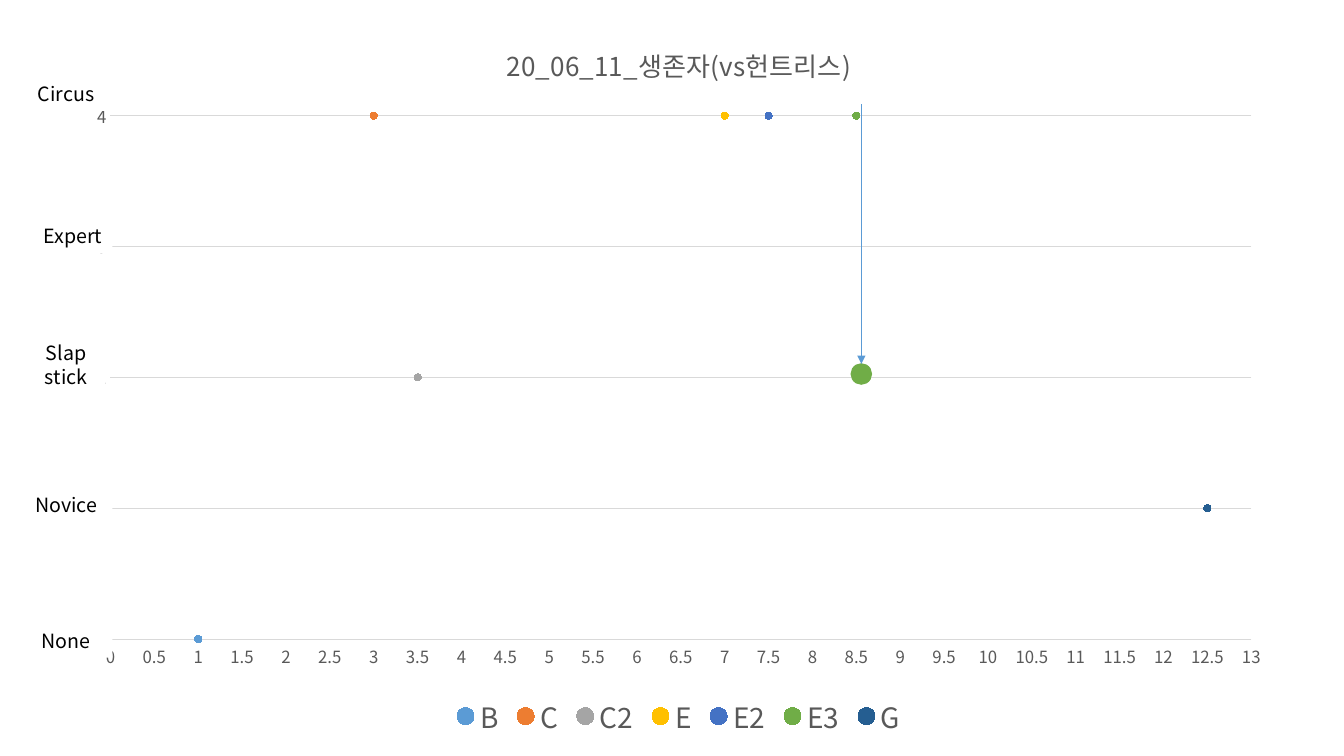
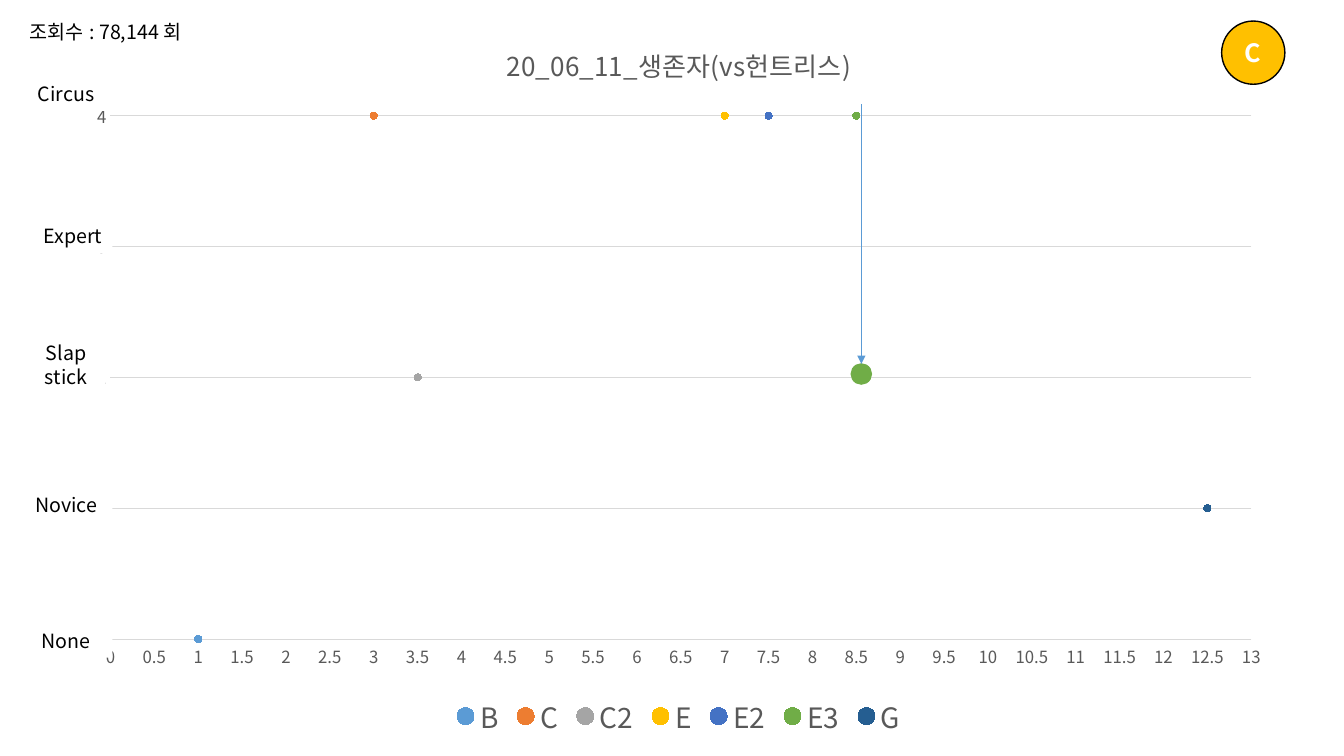
Before and after one commit to Bumizi/Thesis, a slide deck: slide 2 of DBD 분석/맵 분석/3. 콜드윈드 농장(★)/3. 썩은 들판(★)/영상분석자료/탄착군 분석/탄착군_종합분석.pptx. Drawn at 1344x756 pixels with LibreOffice and Linux fonts; fonts in the diff are those of the drawing. Boxes give left, top, right and bottom in pixels: in the first picture for what was removed or moved away, otherwise in the second. Text is boxed around its words. In the diff, an @@ line names an element or a change of style, - is before the commit and + after.

```diff
--- a/DBD 분석/맵 분석/3. 콜드윈드 농장(★)/3. 썩은 들판(★)/영상분석자료/탄착군 분석/탄착군_종합분석.pptx
+++ b/DBD 분석/맵 분석/3. 콜드윈드 농장(★)/3. 썩은 들판(★)/영상분석자료/탄착군 분석/탄착군_종합분석.pptx
@@ text added at [30,22,182,43], 14 pt, text #000000 @@
+조회수 : 78,144 회
@@ ellipse added at [1222,21,1286,85], fill #FFC000, outline #000000 1 pt, 18 pt, text #FFFFFF, bold @@
+C
```
Also in this commit, not shown: 10 other slides changed, 3 other files.
